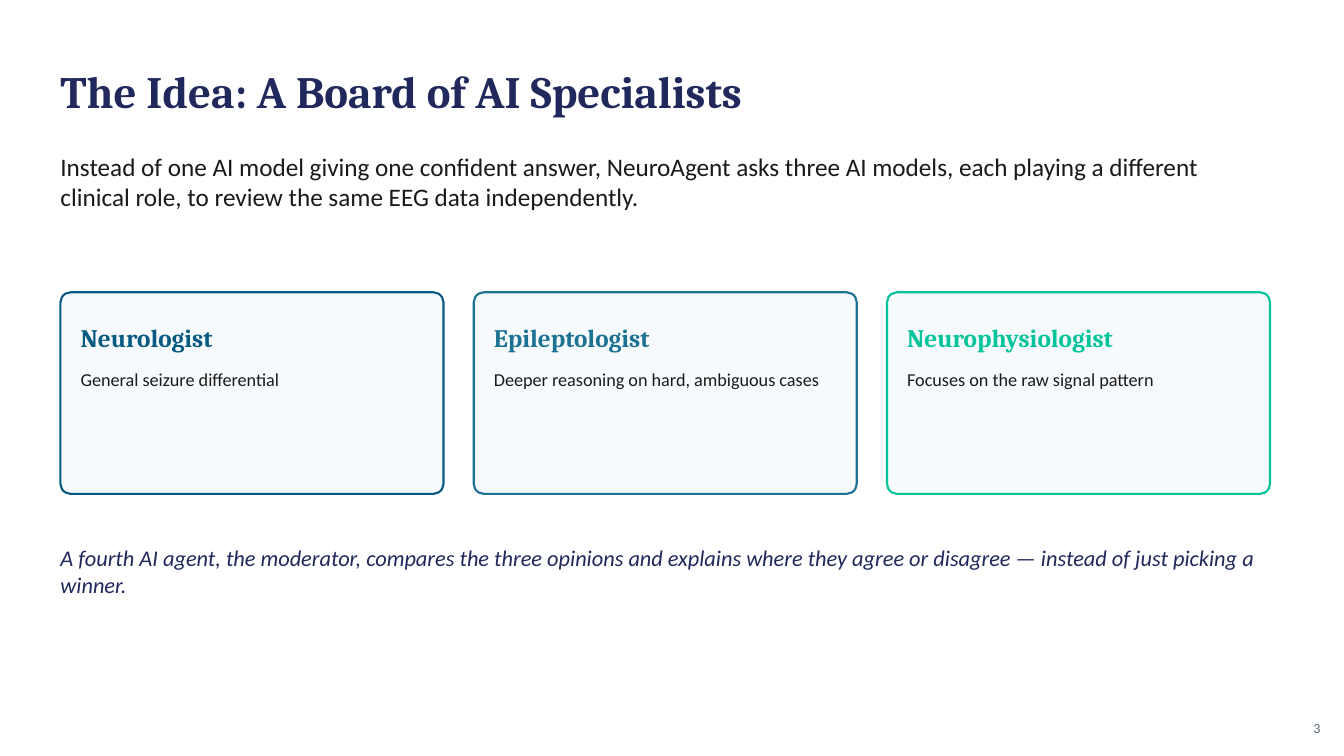
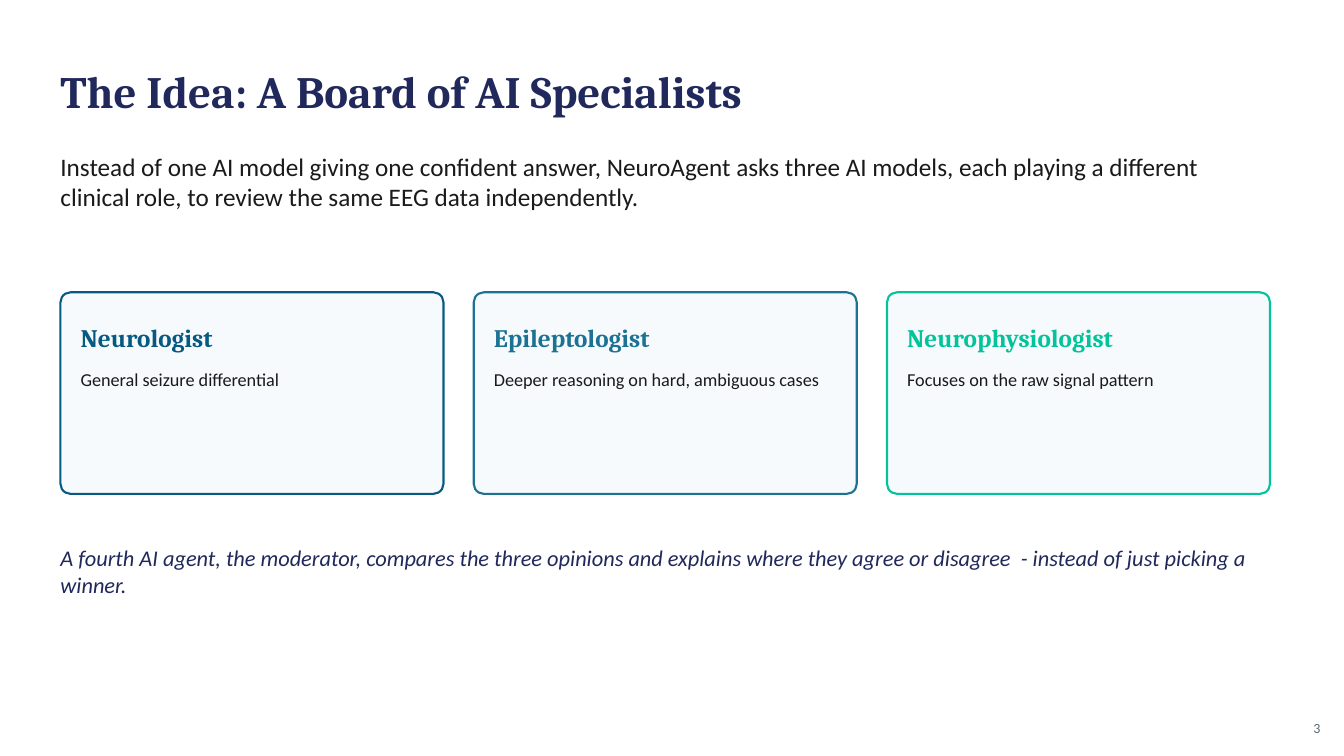
Before and after one commit to murali-github/msai-aih, a slide deck: slide 3 of NeuroAgent_Presentation.pptx. Drawn at 1344x756 pixels with LibreOffice and Linux fonts; fonts in the diff are those of the drawing. Boxes give left, top, right and bottom in pixels: in the first picture for what was removed or moved away, otherwise in the second. Text is boxed around its words. In the diff, an @@ line names an element or a change of style, - is before the commit and + after.

```diff
--- a/NeuroAgent_Presentation.pptx
+++ b/NeuroAgent_Presentation.pptx
@@ text at (60,550,1246,593): text changed @@
-A fourth AI agent, the moderator, compares the three opinions and explains where they agree or disagree — instead of just picking a winner.
+A fourth AI agent, the moderator, compares the three opinions and explains where they agree or disagree - instead of just picking a winner.
```
Also in this commit, not shown: 7 other slides changed, 1 other file.
